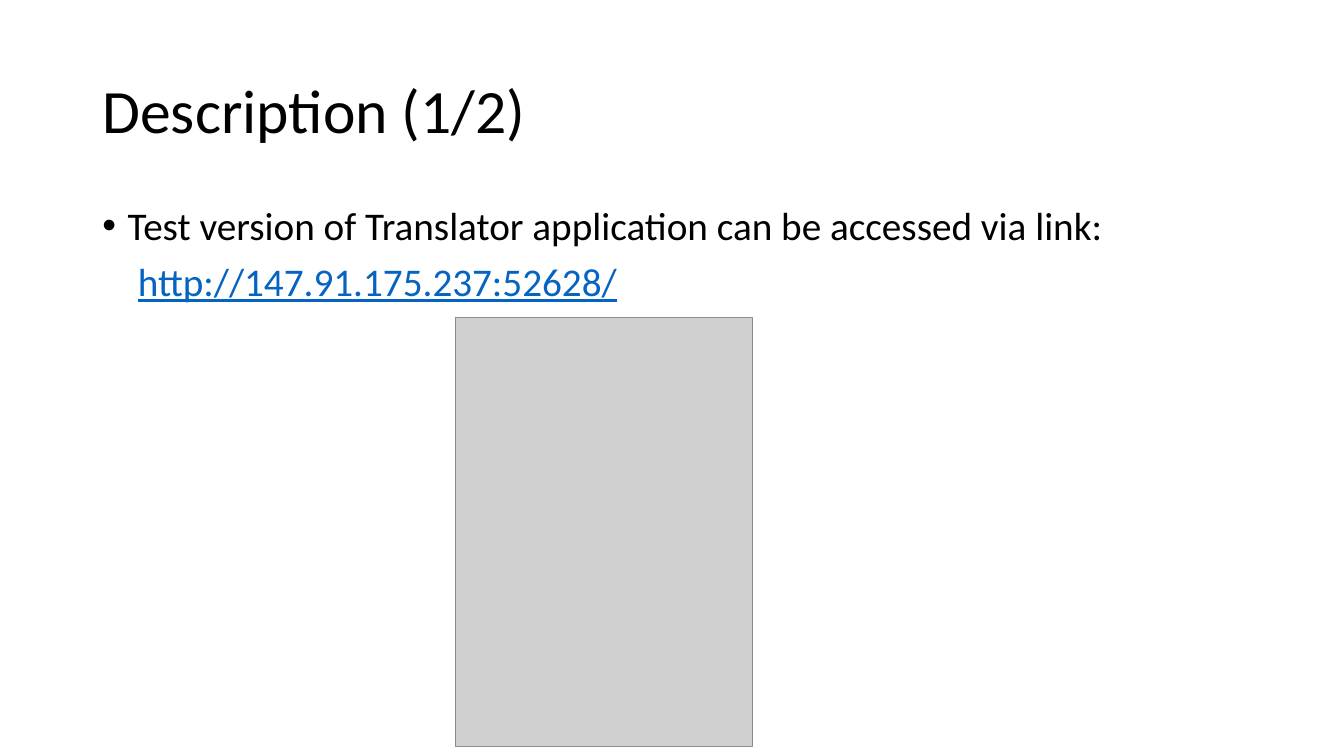
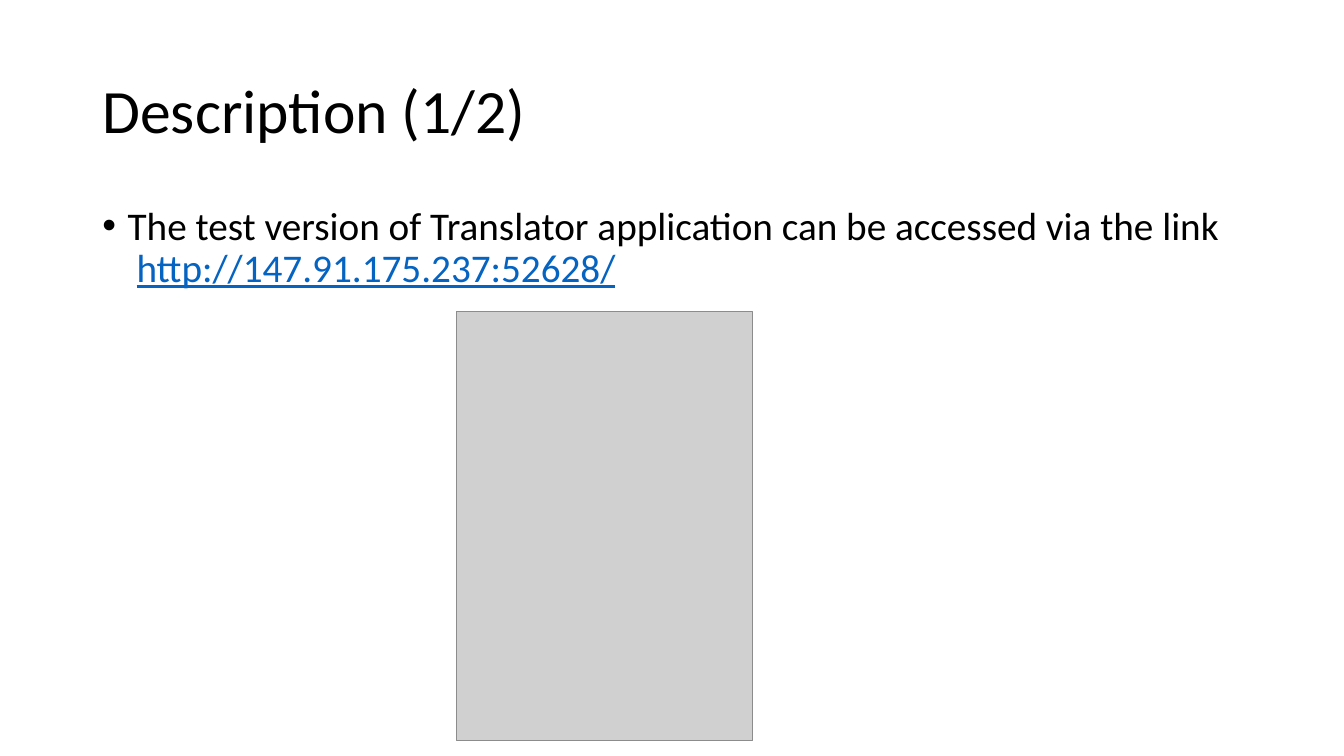
Before and after one commit to iai-rs/Translator, a slide deck: slide 2 of webapp/documentation/Translator_app_V1.0.pptx. Drawn at 1344x756 pixels with LibreOffice and Linux fonts; fonts in the diff are those of the drawing; grey boxes stand for pictures. Boxes give left, top, right and bottom in pixels: in the first picture for what was removed or moved away, otherwise in the second. Text is boxed around its words. In the diff, an @@ line names an element or a change of style, - is before the commit and + after.

```diff
--- a/webapp/documentation/Translator_app_V1.0.pptx
+++ b/webapp/documentation/Translator_app_V1.0.pptx
@@ text at [128,212,1218,289]: text changed @@
-• Test version of Translator application can be accessed via link:
-http://147.91.175.237:52628/
+• The test version of Translator application can be accessed via the link http://147.91.175.237:52628/
@@ picture: place and size @@
-picture at [456,318,752,747]
+picture at [456,312,752,741]
```
Also in this commit, not shown: 1 other slide changed.
